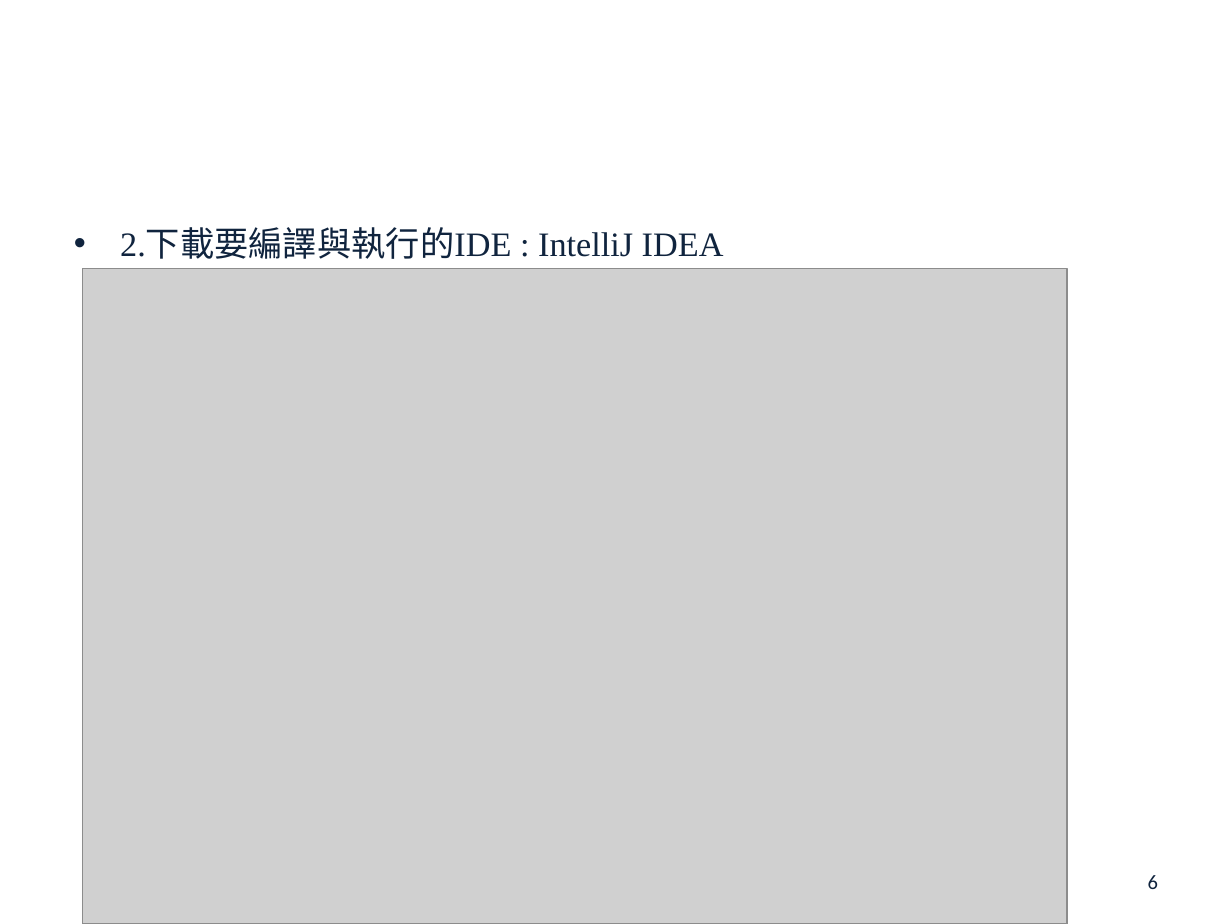
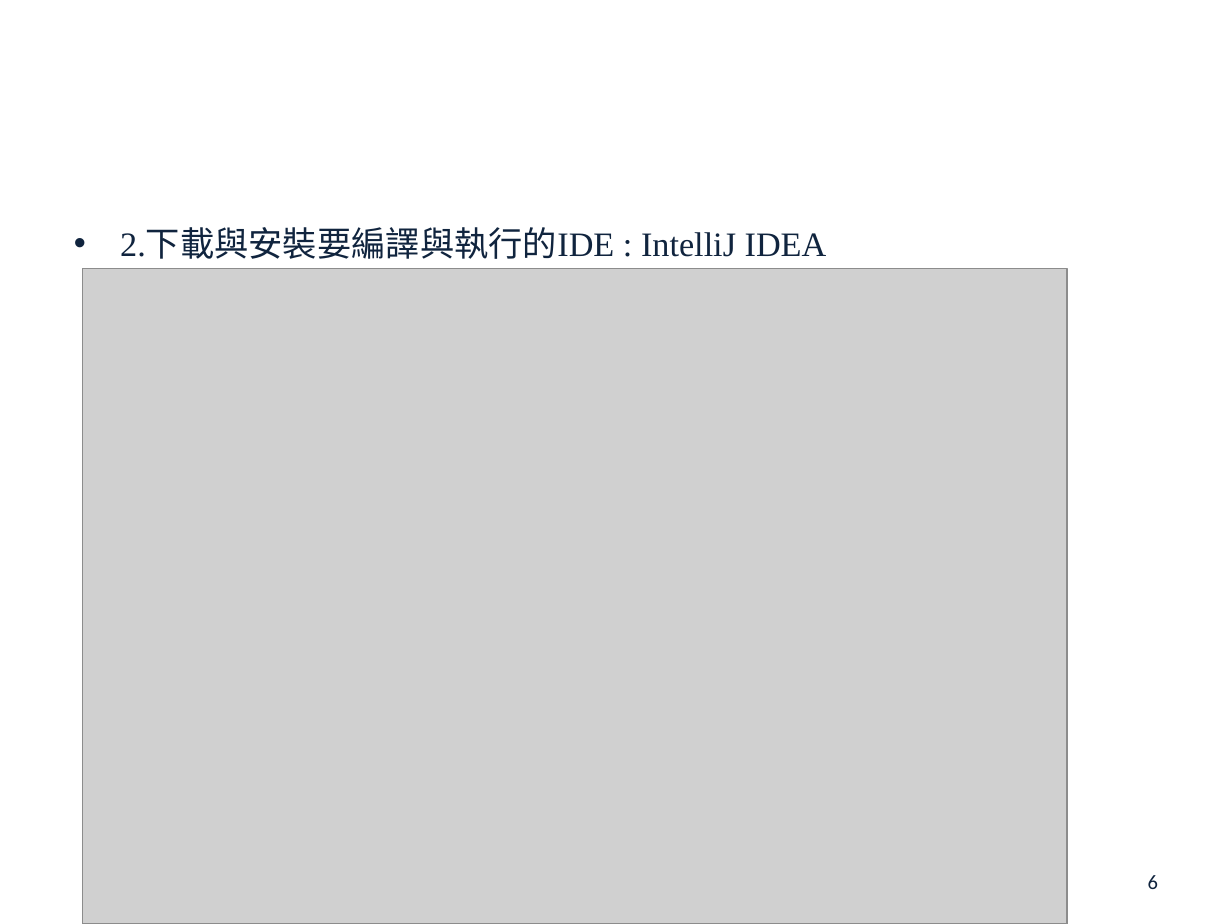
Before and after one commit to john78530/thesis, a slide deck: slide 6 of Oral.pptx. Drawn at 1232x924 pixels with LibreOffice and Linux fonts; fonts in the diff are those of the drawing; grey boxes stand for pictures; background and template pictures are left out. Boxes give left, top, right and bottom in pixels: in the first picture for what was removed or moved away, otherwise in the second. Text is boxed around its words. In the diff, an @@ line names an element or a change of style, - is before the commit and + after.

```diff
--- a/Oral.pptx
+++ b/Oral.pptx
@@ text at (120, 228, 827, 259): text changed @@
-• 2.下載要編譯與執行的IDE : IntelliJ IDEA
+• 2.下載與安裝要編譯與執行的IDE : IntelliJ IDEA
```
Also in this commit, not shown: 2 other slides changed, 2 slides added.
